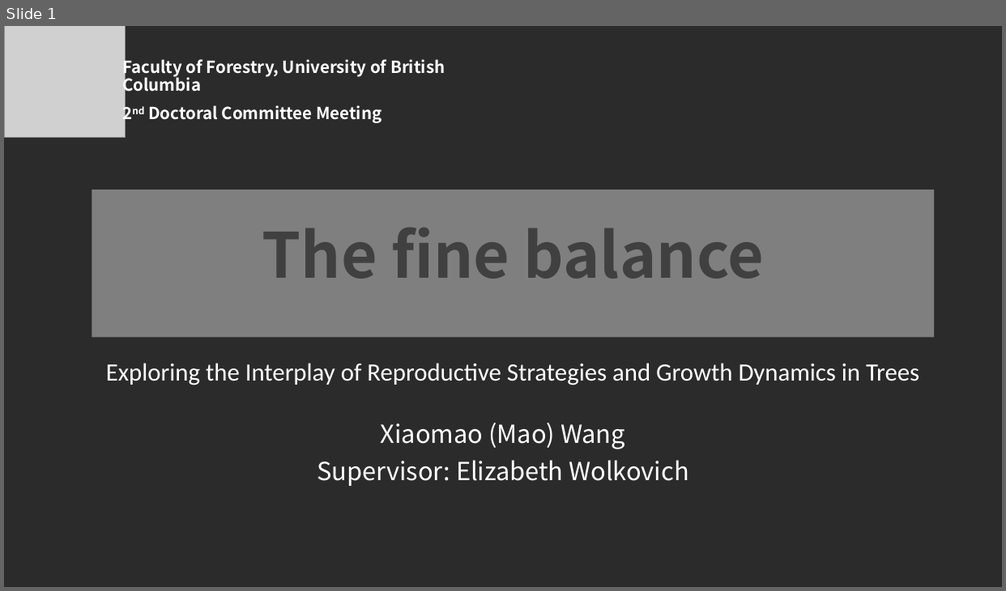
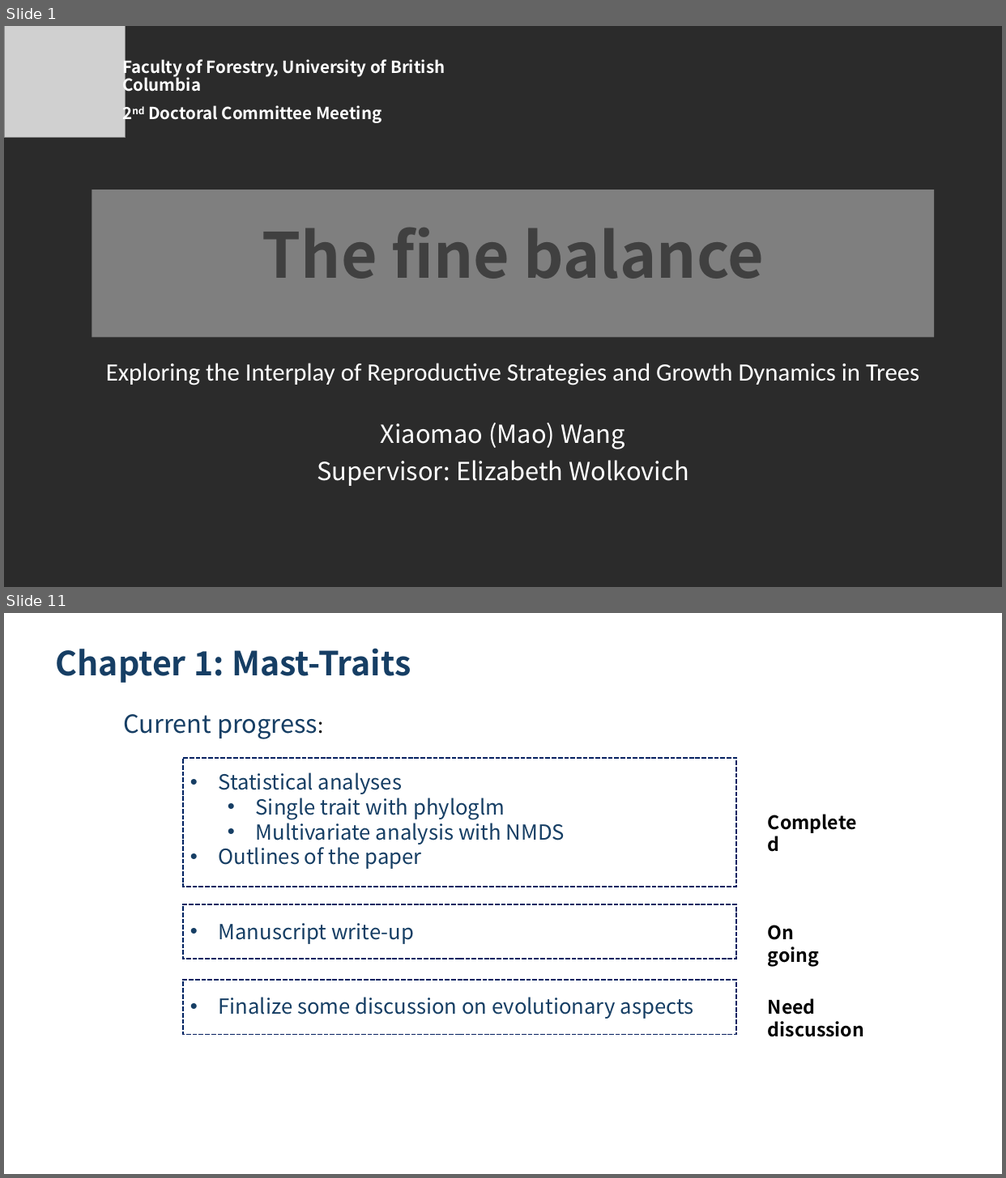
Before and after one commit to wangxm-forest/PhD, a slide deck: committee/secondCommitteeMeeting.pptx. Shown one above the other, each under a label of ours: slide 1 before the commit, slides 1 and 11 after it; the slides between them are not shown. The pictures are 1006x591 and 1006x1178 pixels, drawn with LibreOffice and Linux fonts; fonts in the diff are those of the drawing; grey boxes stand for pictures; background and template pictures are left out; a plain dark background stands for a picture behind light text. Boxes give left, top, right and bottom in pixels: in the first picture for what was removed or moved away, otherwise in the second. Text is boxed around its words. In the diff, an @@ line names an element or a change of style, - is before the commit and + after.

```diff
--- a/committee/secondCommitteeMeeting.pptx
+++ b/committee/secondCommitteeMeeting.pptx
@@ slide 11 added at [4,613,1002,1174], background picture (left out) @@
@@ rectangle added at [33,644,974,1143], fill #FFFFFF at 75% opacity @@
@@ text added at [56,648,411,683], 32 pt, text #163E64, bold @@
+Chapter 1: Mast-Traits
@@ text added at [123,714,317,739], 24 pt, text #163E64 @@
+Current progress:
@@ rectangle added at [183,757,737,886], outline #002060 1.5 pt dashed @@
@@ text added at [218,773,694,1019], 20 pt, text #163E64 @@
+• Statistical analyses
+  • Single trait with phyloglm
+  • Multivariate analysis with NMDS
+• Outlines of the paper
+• Manuscript write-up
+• Finalize some discussion on evolutionary aspects
@@ text added at [761,807,871,837], 18 pt, text #000000, bold @@
+Completed
@@ rectangle added at [183,905,737,960], outline #002060 1.5 pt dashed @@
@@ text added at [768,925,819,966], 18 pt, text #000000, bold @@
+On going
@@ rectangle added at [183,980,737,1034], outline #002060 1.5 pt dashed @@
@@ text added at [768,999,864,1037], 18 pt, text #000000, bold @@
+Need discussion
```
Also in this commit, not shown: 1 slide changed, 19 other slides added, 1 other file.
